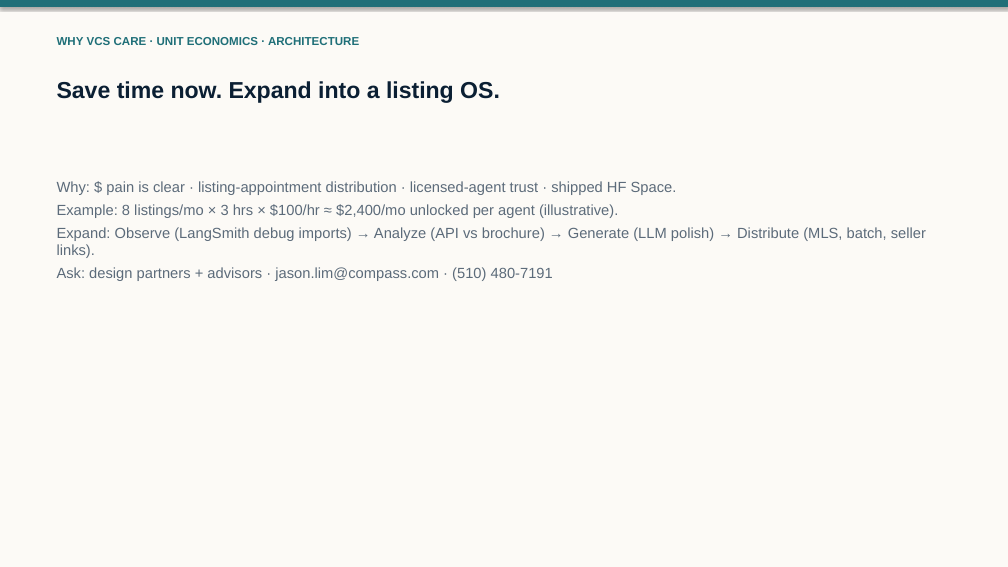
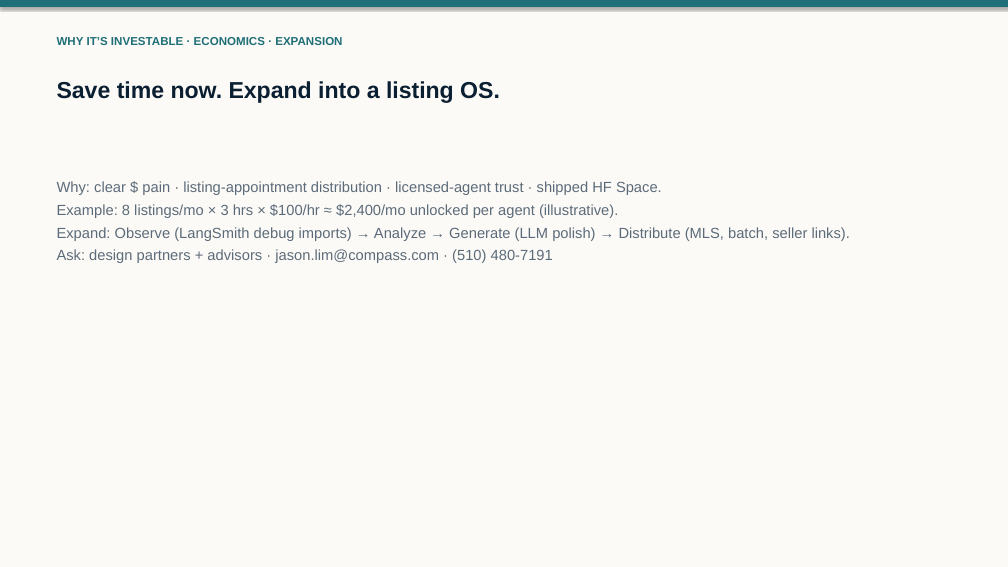
Before and after one commit to jhhlim/LLMFundamentals, a slide deck: slide 3 of Jason_Lim_Project_Notes_Demo_10min_VC_Pitch.pptx. Drawn at 1008x567 pixels with LibreOffice and Linux fonts; fonts in the diff are those of the drawing. Boxes give left, top, right and bottom in pixels: in the first picture for what was removed or moved away, otherwise in the second. Text is boxed around its words. In the diff, an @@ line names an element or a change of style, - is before the commit and + after.

```diff
--- a/Jason_Lim_Project_Notes_Demo_10min_VC_Pitch.pptx
+++ b/Jason_Lim_Project_Notes_Demo_10min_VC_Pitch.pptx
@@ text at <box>57,37,342,45</box>: text changed @@
-WHY VCS CARE · UNIT ECONOMICS · ARCHITECTURE
+WHY IT’S INVESTABLE · ECONOMICS · EXPANSION
@@ text at <box>57,181,662,195</box>: text changed @@
-Why: $ pain is clear · listing-appointment distribution · licensed-agent trust · shipped HF Space.
+Why: clear $ pain · listing-appointment distribution · licensed-agent trust · shipped HF Space.
@@ text at <box>57,227,850,241</box>: text changed @@
-Expand: Observe (LangSmith debug imports) → Analyze (API vs brochure) → Generate (LLM polish) → Distribute (MLS, batch, seller links).
+Expand: Observe (LangSmith debug imports) → Analyze → Generate (LLM polish) → Distribute (MLS, batch, seller links).
```
Also in this commit, not shown: 3 other slides changed, 3 other files.
